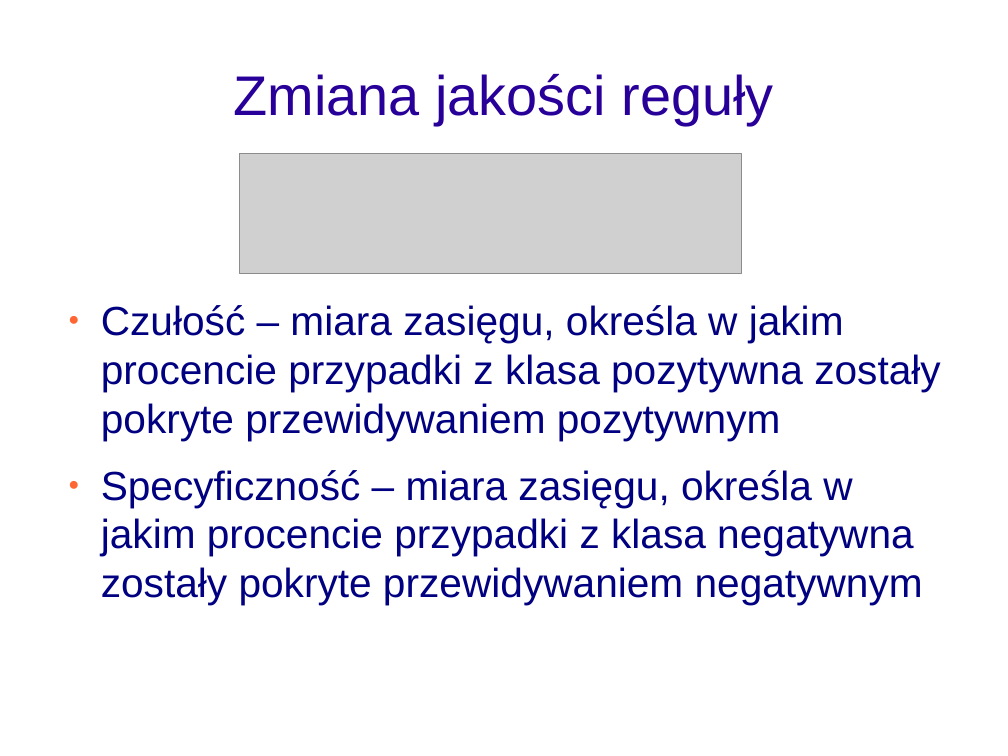
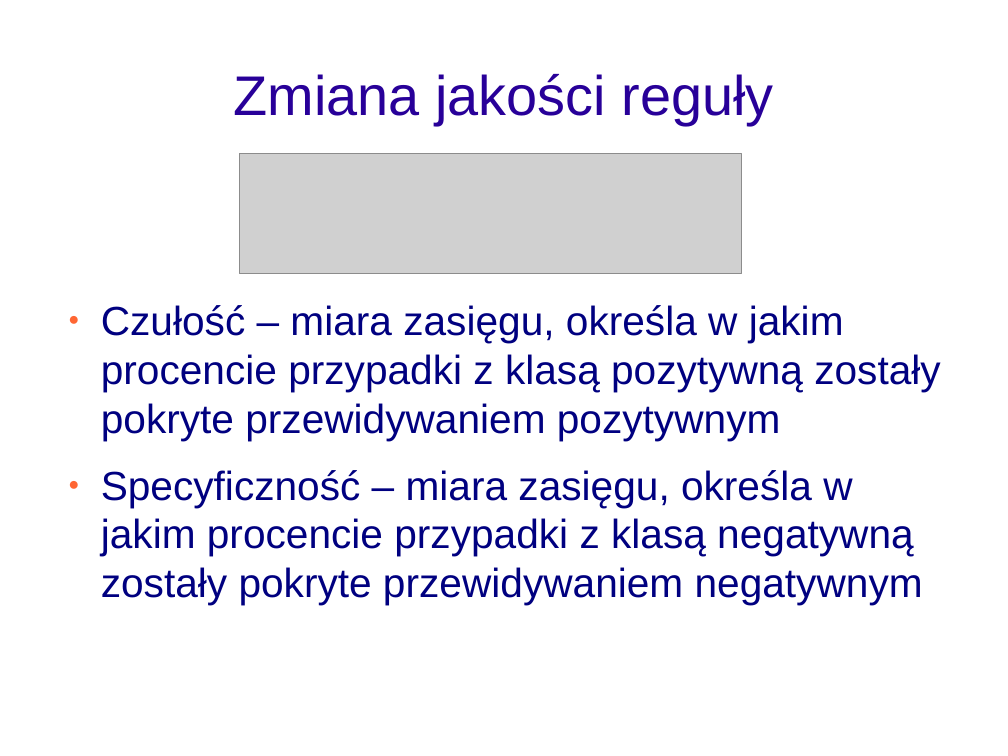
Before and after one commit to adriansidor/antminer, a slide deck: slide 24 of prezentacja_pracy_magisterskiej.odp (slide 22 before the commit). Drawn at 1008x756 pixels with LibreOffice and Linux fonts; fonts in the diff are those of the drawing; grey boxes stand for pictures; background and template pictures are left out. Boxes give left, top, right and bottom in pixels: in the first picture for what was removed or moved away, otherwise in the second. Text is boxed around its words. In the diff, an @@ line names an element or a change of style, - is before the commit and + after.

```diff
--- a/prezentacja_pracy_magisterskiej.odp
+++ b/prezentacja_pracy_magisterskiej.odp
@@ text at (x1=101, y1=305, x2=940, y2=605): text changed @@
-● Czułość – miara zasięgu, określa w jakim procencie przypadki z klasa pozytywna zostały pokryte przewidywaniem pozytywnym
-● Specyficzność – miara zasięgu, określa w jakim procencie przypadki z klasa negatywna zostały pokryte przewidywaniem negatywnym
+● Czułość – miara zasięgu, określa w jakim procencie przypadki z klasą pozytywną zostały pokryte przewidywaniem pozytywnym
+● Specyficzność – miara zasięgu, określa w jakim procencie przypadki z klasą negatywną zostały pokryte przewidywaniem negatywnym
```
Also in this commit, not shown: 16 other slides changed, 5 slides added, 7 slides removed, 1 other file.
